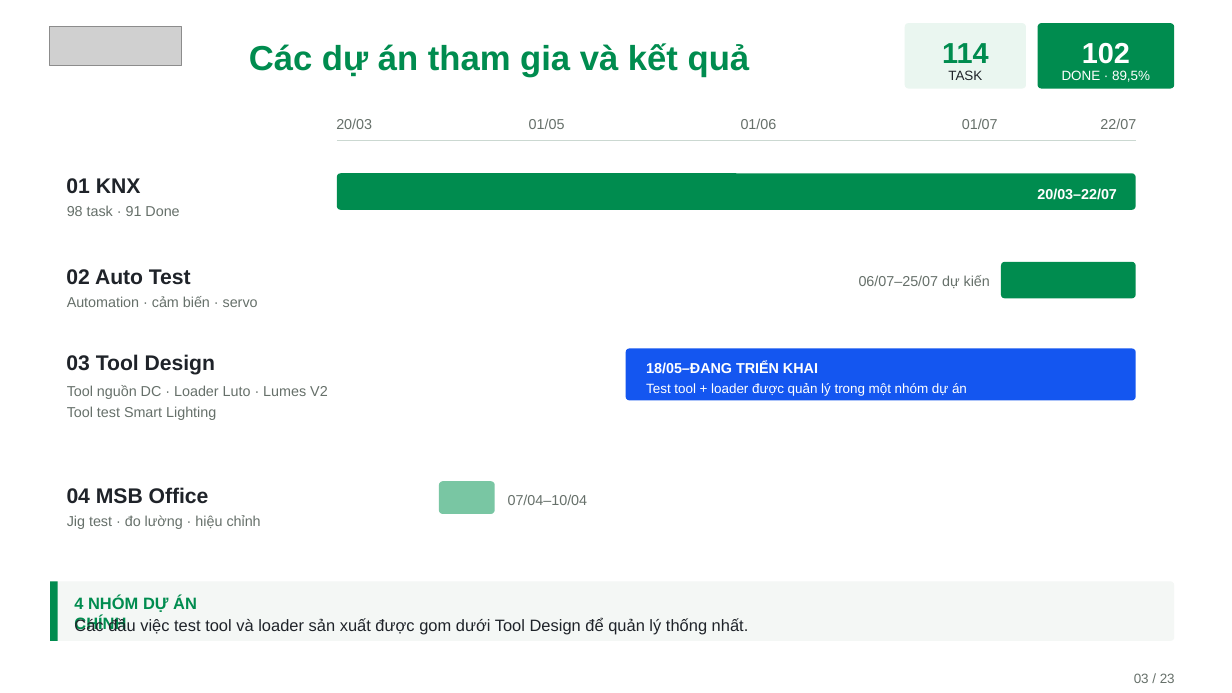
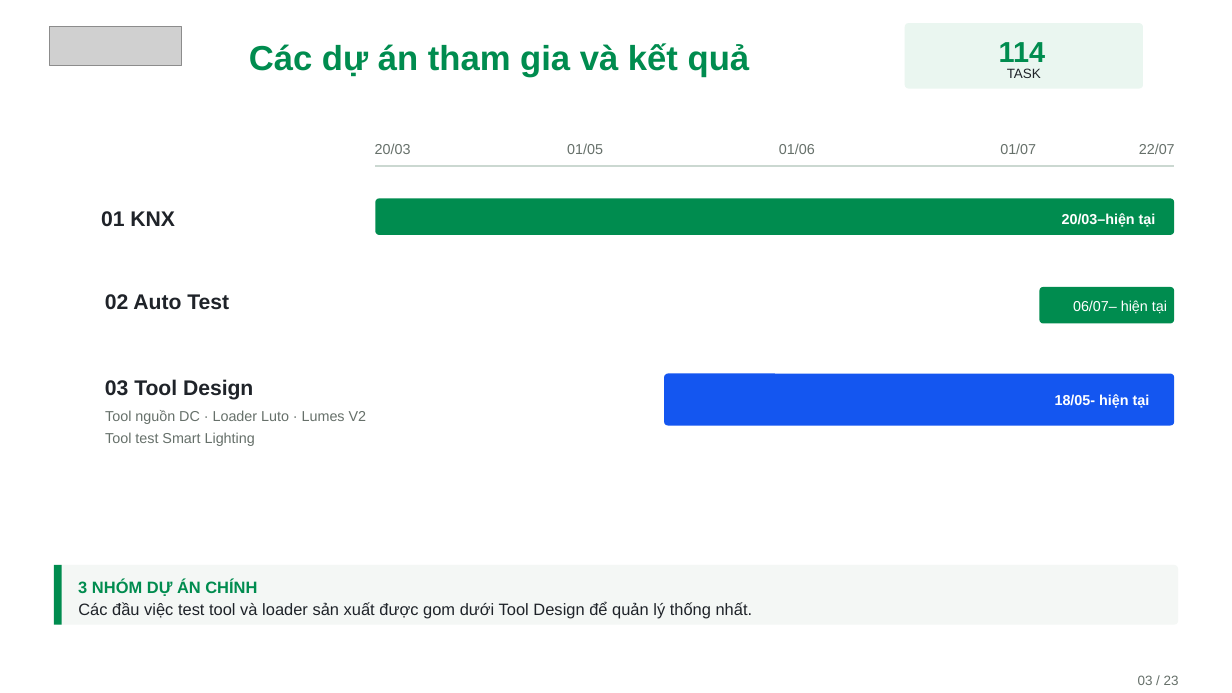
Before and after one commit to Funnyhust/ppt_maker, a slide deck: slide 3 of projects/review_nhan_su_t7_redesign_ppt169_20260722/exports/review_nhan_su_t7_redesign_20260724_210106.pptx. Drawn at 1232x693 pixels with LibreOffice and Linux fonts; fonts in the diff are those of the drawing; grey boxes stand for pictures. Boxes give left, top, right and bottom in pixels: in the first picture for what was removed or moved away, otherwise in the second. Text is boxed around its words. In the diff, an @@ line names an element or a change of style, - is before the commit and + after.

```diff
--- a/projects/review_nhan_su_t7_redesign_ppt169_20260722/exports/review_nhan_su_t7_redesign_20260724_210106.pptx
+++ b/projects/review_nhan_su_t7_redesign_ppt169_20260722/exports/review_nhan_su_t7_redesign_20260724_210106.pptx
@@ rounded rectangle: place and size @@
-rounded rectangle at <box>905,23,1026,89</box>
+rounded rectangle at <box>905,23,1143,89</box>
@@ rounded rectangle removed at <box>1038,23,1175,89</box> @@
@@ text "114": place and size @@
-text "114" at <box>942,43,989,63</box>
+text "114" at <box>999,42,1046,62</box>
@@ text removed at <box>1082,43,1130,64</box> @@
-102
@@ text "TASK": place and size @@
-text "TASK" at <box>948,70,982,80</box>
+text "TASK" at <box>1007,68,1041,78</box>
@@ text removed at <box>1062,70,1150,82</box> @@
-DONE · 89,5%
@@ text removed at <box>67,205,179,216</box> @@
-98 task · 91 Done
@@ text "01 KNX": place and size @@
-text "01 KNX" at <box>66,178,141,193</box>
+text "01 KNX" at <box>101,211,175,226</box>
@@ text at <box>1062,213,1156,227</box>: text changed @@
-20/03–22/07
+20/03–hiện tại
@@ text removed at <box>67,296,258,307</box> @@
-Automation · cảm biến · servo
@@ text at <box>1073,300,1167,314</box>: text changed; text colour #66706A to #FFFFFF @@
-06/07–25/07 dự kiến
+06/07– hiện tại
@@ text removed at <box>646,383,967,396</box> @@
-Test tool + loader được quản lý trong một nhóm dự án
@@ 9 texts, 3 rounded rectangles, 1 freeform shape: place and size @@
-9 texts, 3 rounded rectangles, 1 freeform shape at <box>66,118,1137,420</box>
+9 texts, 3 rounded rectangles, 1 freeform shape at <box>105,143,1175,446</box>
@@ text at <box>1055,394,1150,408</box>: text changed @@
-18/05–ĐANG TRIỂN KHAI
+18/05- hiện tại
@@ group removed at <box>67,482,588,529</box>: 3 texts, 1 rounded rectangle @@
-04 MSB Office
-Jig test · đo lường · hiệu chỉnh
-07/04–10/04
@@ 1 text, 1 rounded rectangle, 1 rectangle: place and size @@
-1 text, 1 rounded rectangle, 1 rectangle at <box>50,581,1175,641</box>
+1 text, 1 rounded rectangle, 1 rectangle at <box>54,565,1178,625</box>
@@ text at <box>78,580,257,596</box>: text changed @@
-4 NHÓM DỰ ÁN CHÍNH
+3 NHÓM DỰ ÁN CHÍNH
@@ text "03 / 23": place and size @@
-text "03 / 23" at <box>1134,673,1175,683</box>
+text "03 / 23" at <box>1138,675,1179,685</box>
```
Also in this commit, not shown: 2 other slides changed, 1 slide removed.
